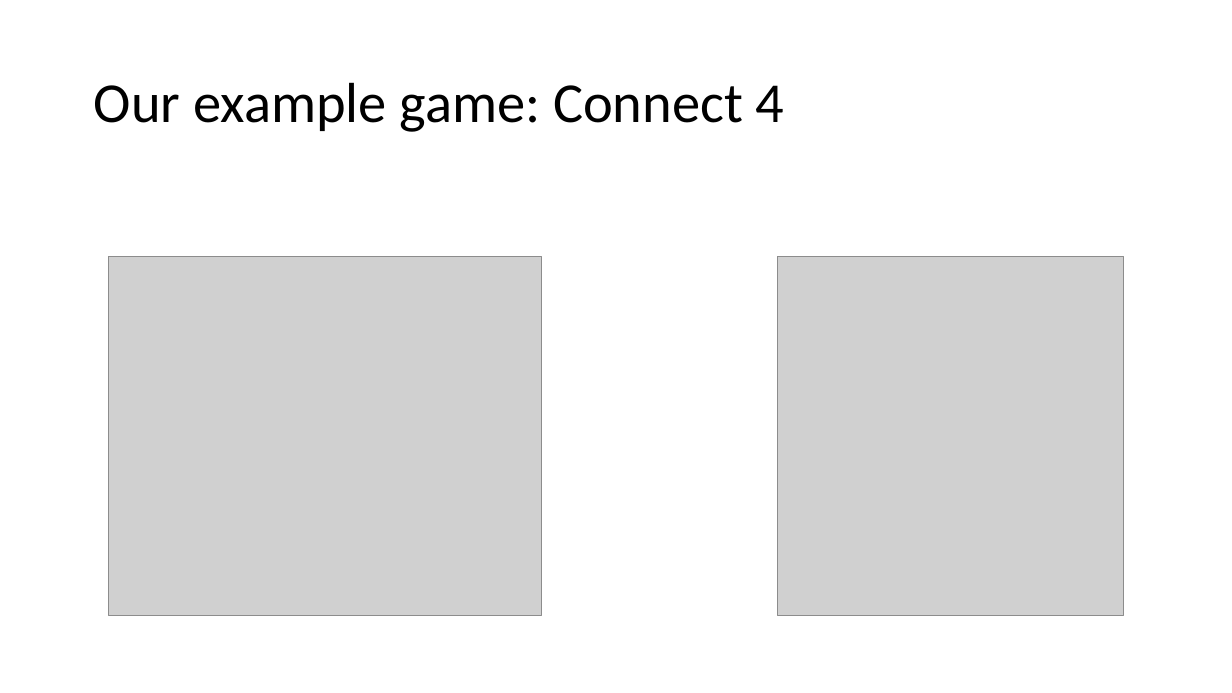
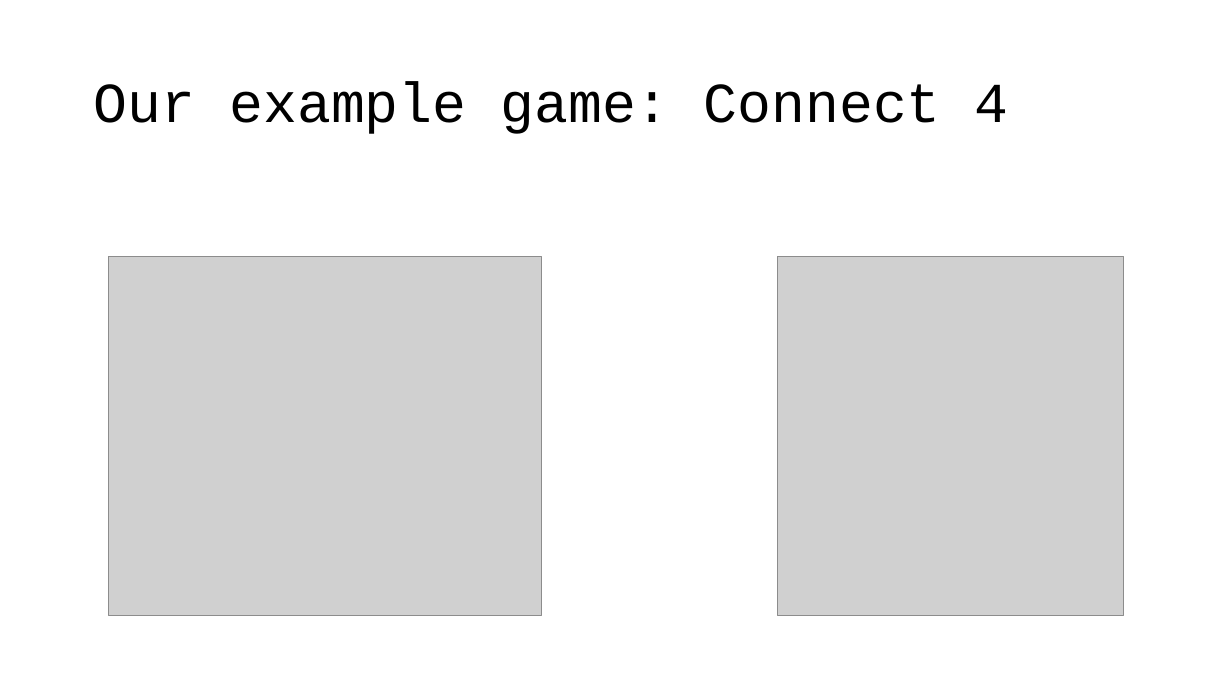
Before and after one commit to rahman-ashik/Demo-Game-Server, a slide deck: slide 3 of Game Server.pptx. Drawn at 1232x693 pixels with LibreOffice and Linux fonts; fonts in the diff are those of the drawing; grey boxes stand for pictures. Boxes give left, top, right and bottom in pixels: in the first picture for what was removed or moved away, otherwise in the second. Text is boxed around its words. In the diff, an @@ line names an element or a change of style, - is before the commit and + after.

```diff
--- a/Game Server.pptx
+++ b/Game Server.pptx
@@ title "Our example game: Connect 4" at (x1=94, y1=81, x2=1009, y2=134): font Calibri to Courier New @@
```
Also in this commit, not shown: 4 other slides changed, 2 other files.
